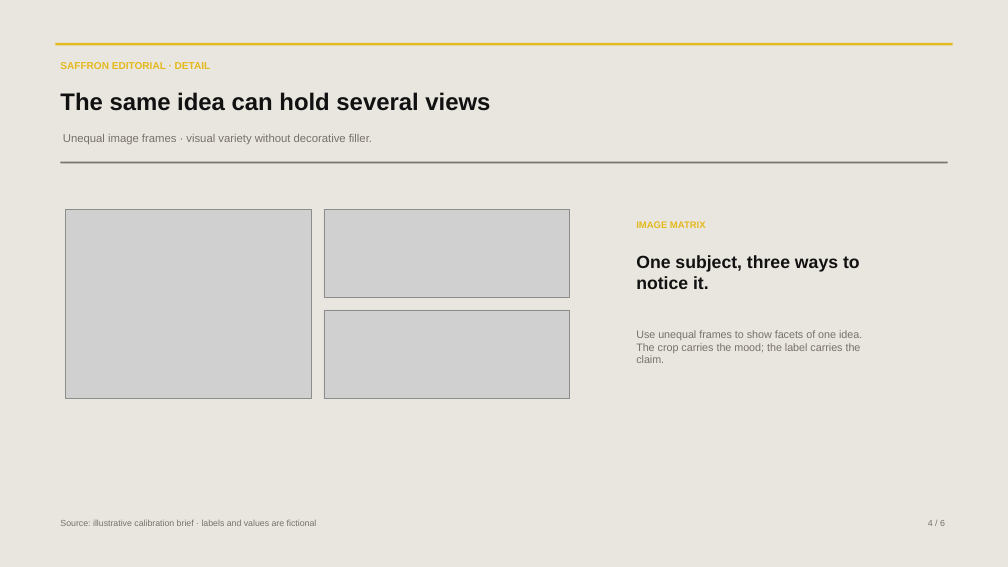
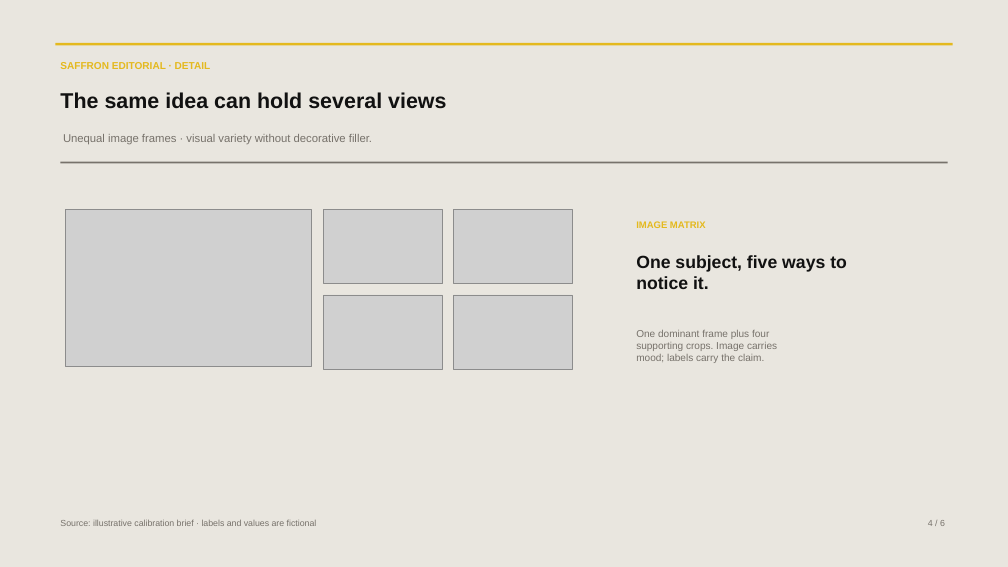
Before and after one commit to w31r4/OfficeKit, a slide deck: slide 4 of skills/presentation-template-library/skills/artifact-template-saffron-editorial/assets/reference.pptx. Drawn at 1008x567 pixels with LibreOffice and Linux fonts; fonts in the diff are those of the drawing; grey boxes stand for pictures. Boxes give left, top, right and bottom in pixels: in the first picture for what was removed or moved away, otherwise in the second. Text is boxed around its words. In the diff, an @@ line names an element or a change of style, - is before the commit and + after.

Commit message:
fix(templates): rotate image-led reference assets

```diff
--- a/skills/presentation-template-library/skills/artifact-template-saffron-editorial/assets/reference.pptx
+++ b/skills/presentation-template-library/skills/artifact-template-saffron-editorial/assets/reference.pptx
@@ text "The same idea can hold ..." at [60,92,446,109]: size 28.5 to 25.5 pt @@
@@ picture: place and size @@
-picture at [65,209,311,398]
+picture at [65,209,311,366]
@@ picture removed at [324,209,569,298] @@
@@ picture added at [324,209,442,284] @@
@@ picture added at [454,209,572,284] @@
@@ text at [636,255,847,289]: text changed @@
-One subject, three ways to notice it.
+One subject, five ways to notice it.
@@ picture added at [324,295,442,369] @@
@@ picture added at [454,295,572,369] @@
@@ picture removed at [324,310,569,398] @@
@@ text at [636,330,777,363]: text changed; size 12.8 to 12 pt @@
-Use unequal frames to show facets of one idea. The crop carries the mood; the label carries the claim.
+One dominant frame plus four
+supporting crops. Image carries
+mood; labels carry the claim.
```
Also in this commit, not shown: 5 other slides changed, 56 other files.
